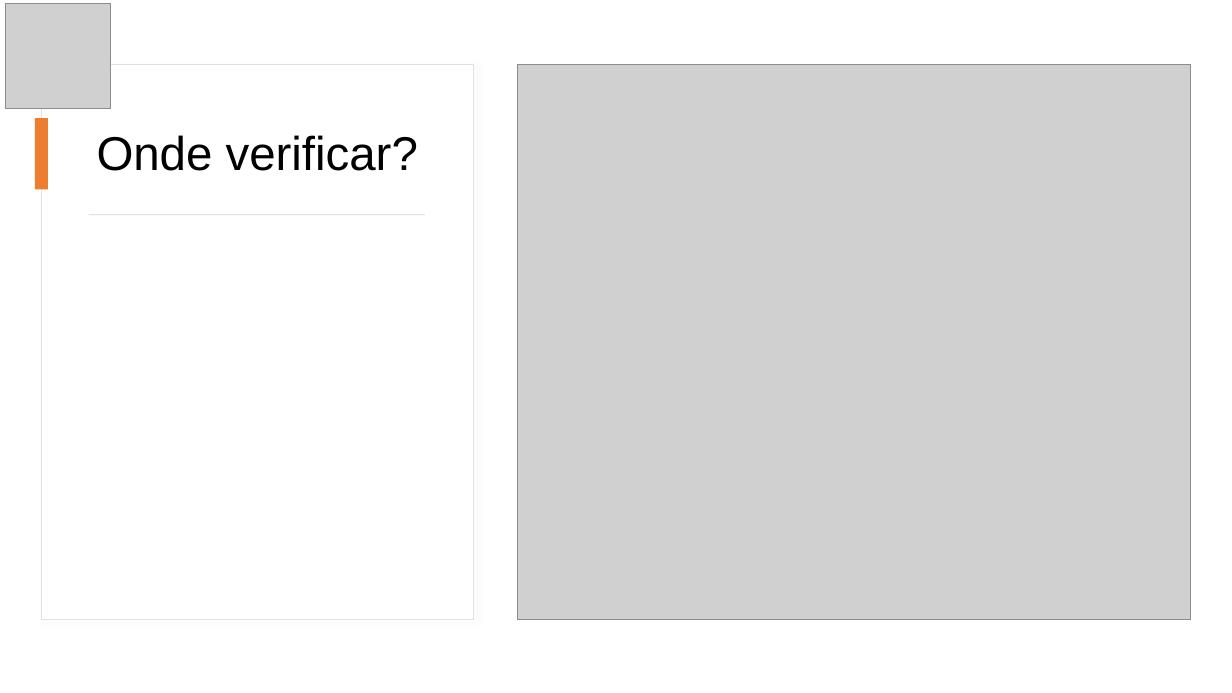
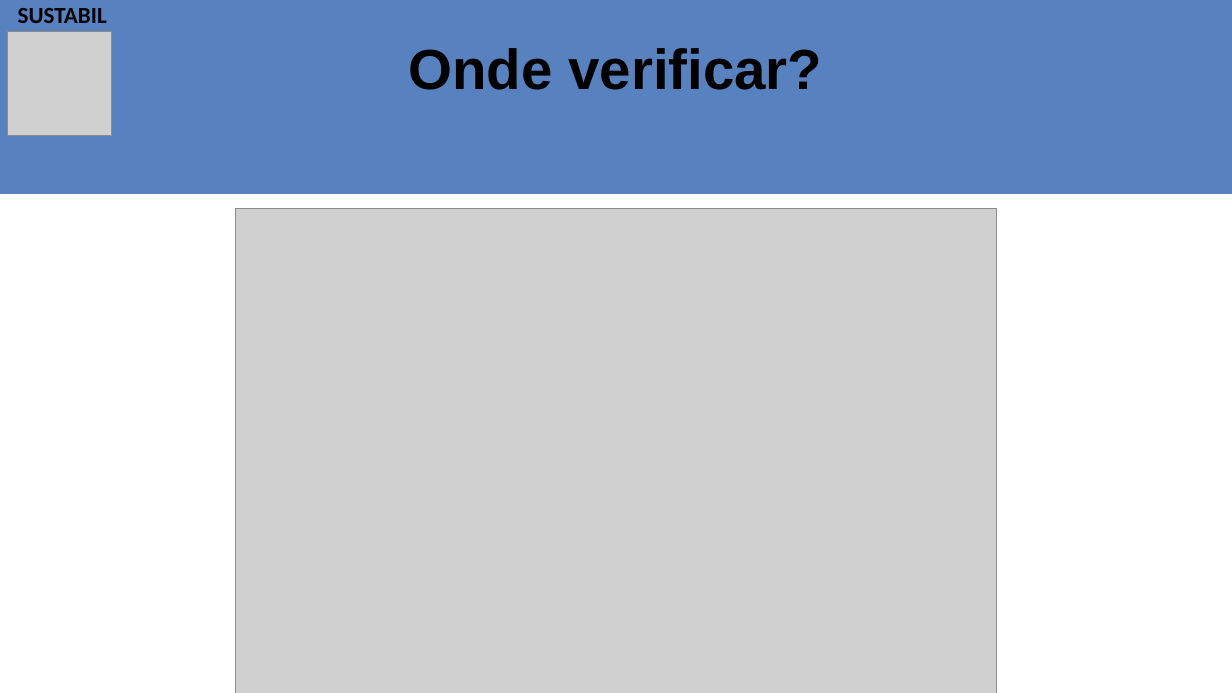
Before and after one commit to franklin-silva41/PROJETO-SENSOR-DE-UMIDADE, a slide deck: slide 8 of SUSTABIL - Apresentação real.pptx. Drawn at 1232x693 pixels with LibreOffice and Linux fonts; fonts in the diff are those of the drawing; grey boxes stand for pictures. Boxes give left, top, right and bottom in pixels: in the first picture for what was removed or moved away, otherwise in the second. Text is boxed around its words. In the diff, an @@ line names an element or a change of style, - is before the commit and + after.

```diff
--- a/SUSTABIL - Apresentação real.pptx
+++ b/SUSTABIL - Apresentação real.pptx
@@ rectangle added at bbox=[0, 0, 1232, 194], fill #5881C0, outline #5881C0 1 pt @@
@@ text added at bbox=[18, 8, 107, 23], 18 pt, text #000000, bold @@
+SUSTABIL
@@ title "Onde verificar?": place and size @@
-title "Onde verificar?" at bbox=[97, 135, 418, 171]
+title "Onde verificar?" at bbox=[409, 48, 822, 90]
@@ title "Onde verificar?" at bbox=[409, 48, 822, 90]: size 37 to 44 pt, bold on @@
@@ picture: place and size @@
-picture at bbox=[6, 4, 110, 108]
+picture at bbox=[7, 31, 112, 136]
@@ rectangle removed at bbox=[42, 64, 474, 619] @@
@@ rectangle removed at bbox=[35, 118, 48, 189] @@
@@ picture: place and size @@
-picture at bbox=[518, 64, 1190, 619]
+picture at bbox=[236, 209, 997, 693]
@@ rectangle removed at bbox=[89, 214, 425, 215] @@
```
Also in this commit, not shown: 12 other slides changed, 6 slides added, 3 slides removed.
